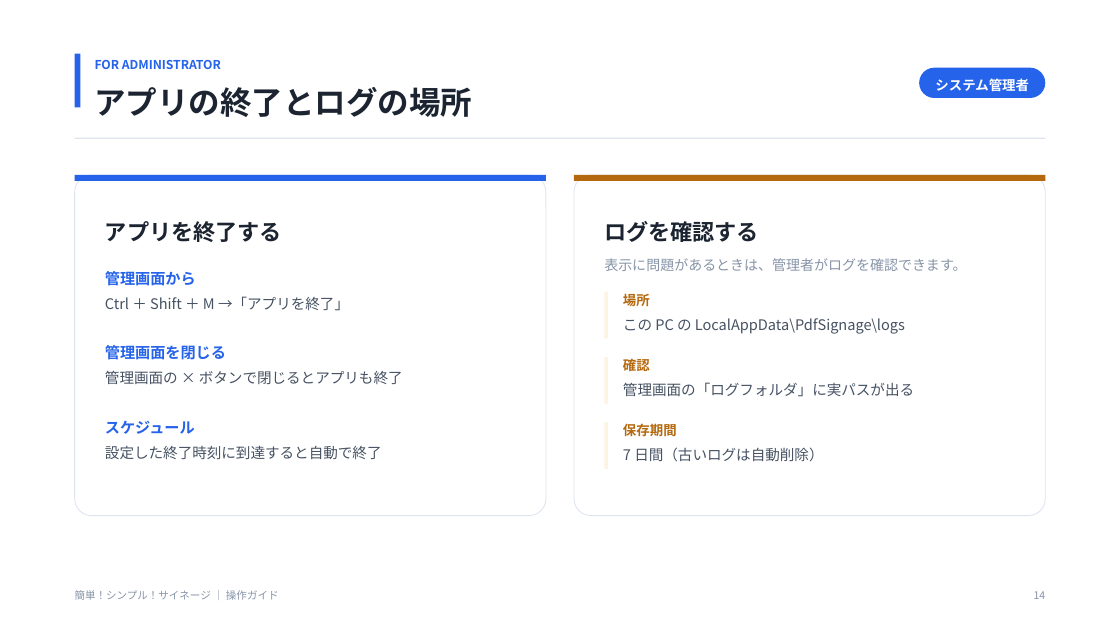
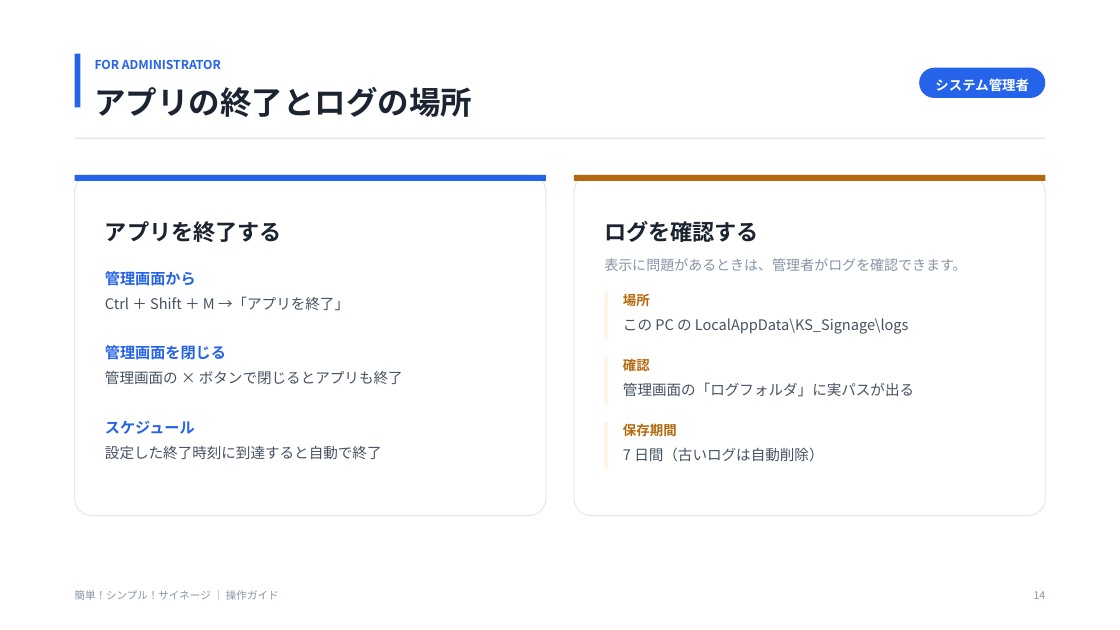
Before and after one commit to kamanori3/SimpleDigitalSignage, a slide deck: slide 14 of docs/操作ガイド.pptx. Drawn at 1120x630 pixels with LibreOffice and Linux fonts; fonts in the diff are those of the drawing. Boxes give left, top, right and bottom in pixels: in the first picture for what was removed or moved away, otherwise in the second. Text is boxed around its words. In the diff, an @@ line names an element or a change of style, - is before the commit and + after.

```diff
--- a/docs/操作ガイド.pptx
+++ b/docs/操作ガイド.pptx
@@ text at [623, 318, 909, 334]: text changed @@
-この PC の LocalAppData\PdfSignage\logs
+この PC の LocalAppData\KS_Signage\logs
```
Also in this commit, not shown: 7 other slides changed, 15 other files.
